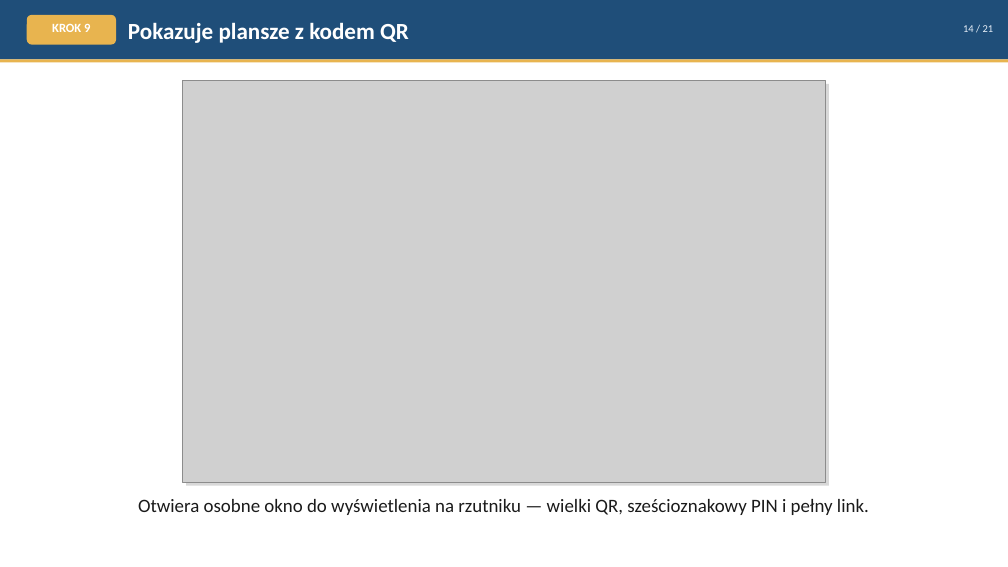
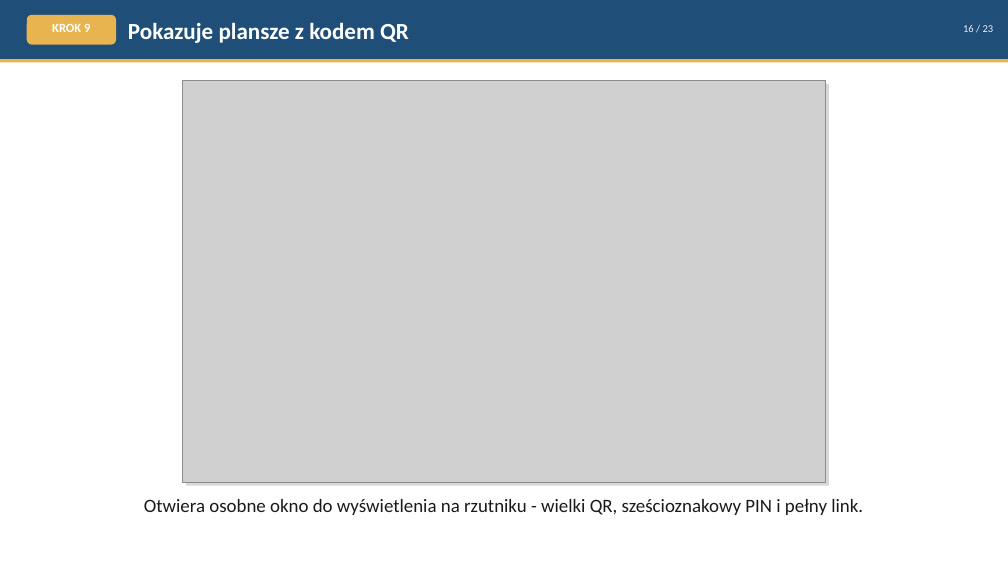
Before and after one commit to rdest-devs/cogniro, a slide deck: slide 16 of docs/cogniro-presentation.pptx (slide 14 before the commit). Drawn at 1008x567 pixels with LibreOffice and Linux fonts; fonts in the diff are those of the drawing; grey boxes stand for pictures. Boxes give left, top, right and bottom in pixels: in the first picture for what was removed or moved away, otherwise in the second. Text is boxed around its words. In the diff, an @@ line names an element or a change of style, - is before the commit and + after.

```diff
--- a/docs/cogniro-presentation.pptx
+++ b/docs/cogniro-presentation.pptx
@@ text at bbox=[963, 25, 994, 32]: text changed @@
-14 / 21
+16 / 23
@@ text at bbox=[144, 499, 863, 515]: text changed @@
-Otwiera osobne okno do wyświetlenia na rzutniku — wielki QR, sześcioznakowy PIN i pełny link.
+Otwiera osobne okno do wyświetlenia na rzutniku - wielki QR, sześcioznakowy PIN i pełny link.
```
Also in this commit, not shown: 18 other slides changed, 2 slides added.
